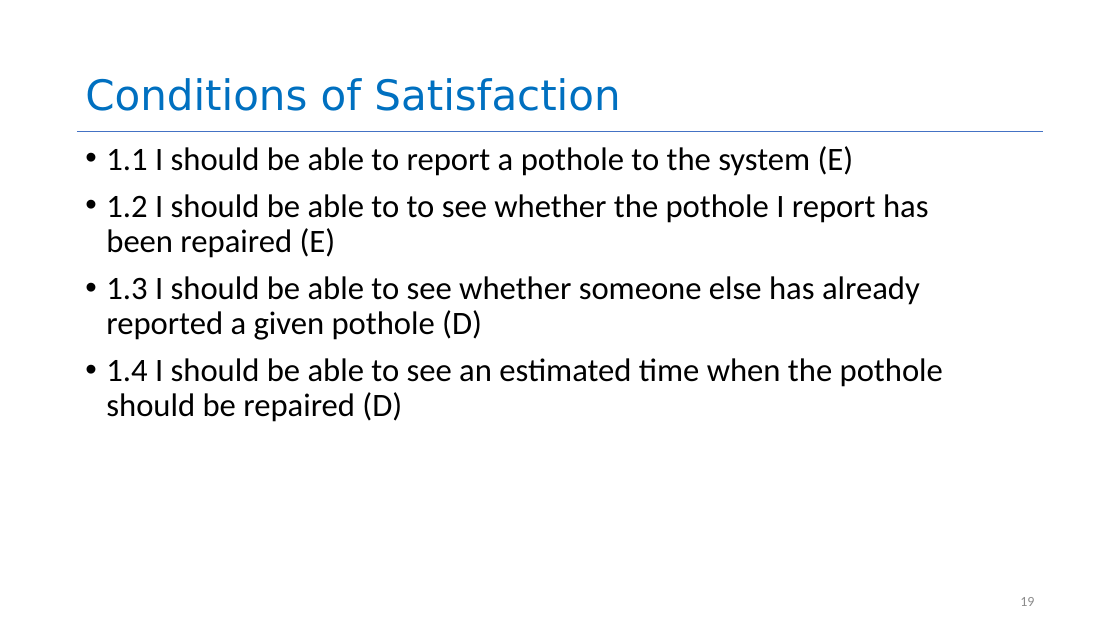
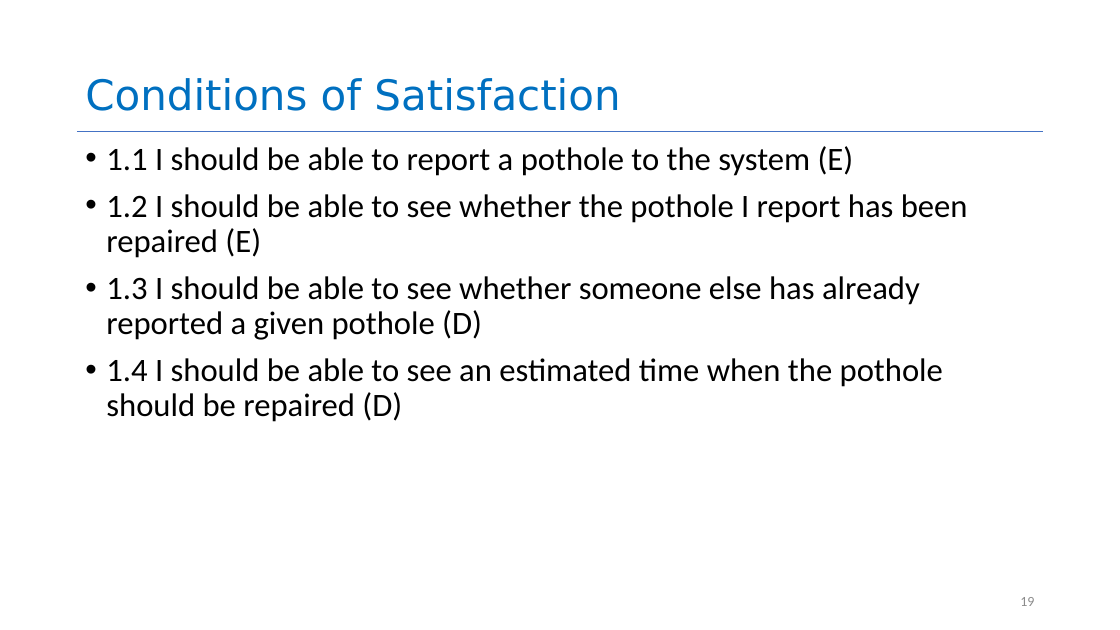
Before and after one commit to neu-se/CS4530-Spring-2025, a slide deck: slide 19 of Slides/Module 01.2 Requirements Gathering.pptx. Drawn at 1120x630 pixels with LibreOffice and Linux fonts; fonts in the diff are those of the drawing. Boxes give left, top, right and bottom in pixels: in the first picture for what was removed or moved away, otherwise in the second. Text is boxed around its words. In the diff, an @@ line names an element or a change of style, - is before the commit and + after.

Commit message:
fixed two typos in M01.2 slides

```diff
--- a/Slides/Module 01.2 Requirements Gathering.pptx
+++ b/Slides/Module 01.2 Requirements Gathering.pptx
@@ text at (106, 194, 968, 258): text changed @@
-• 1.2 I should be able to to see whether the pothole I report has been repaired (E)
+• 1.2 I should be able to see whether the pothole I report has been repaired (E)
```
Also in this commit, not shown: 1 other file.
